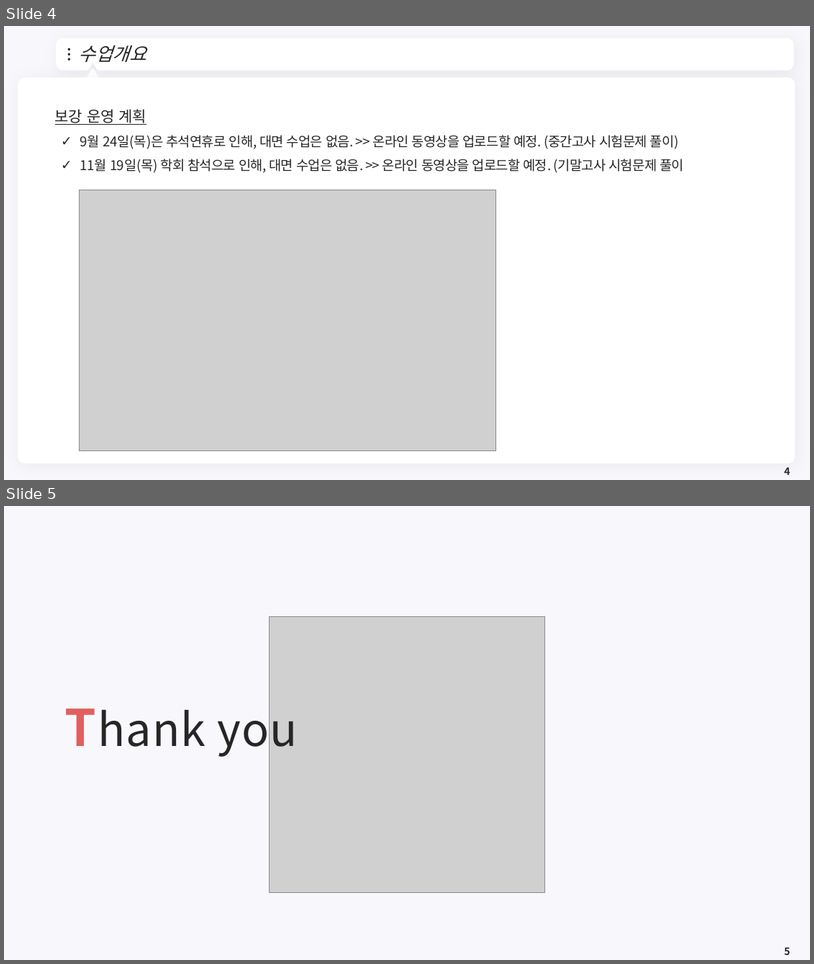
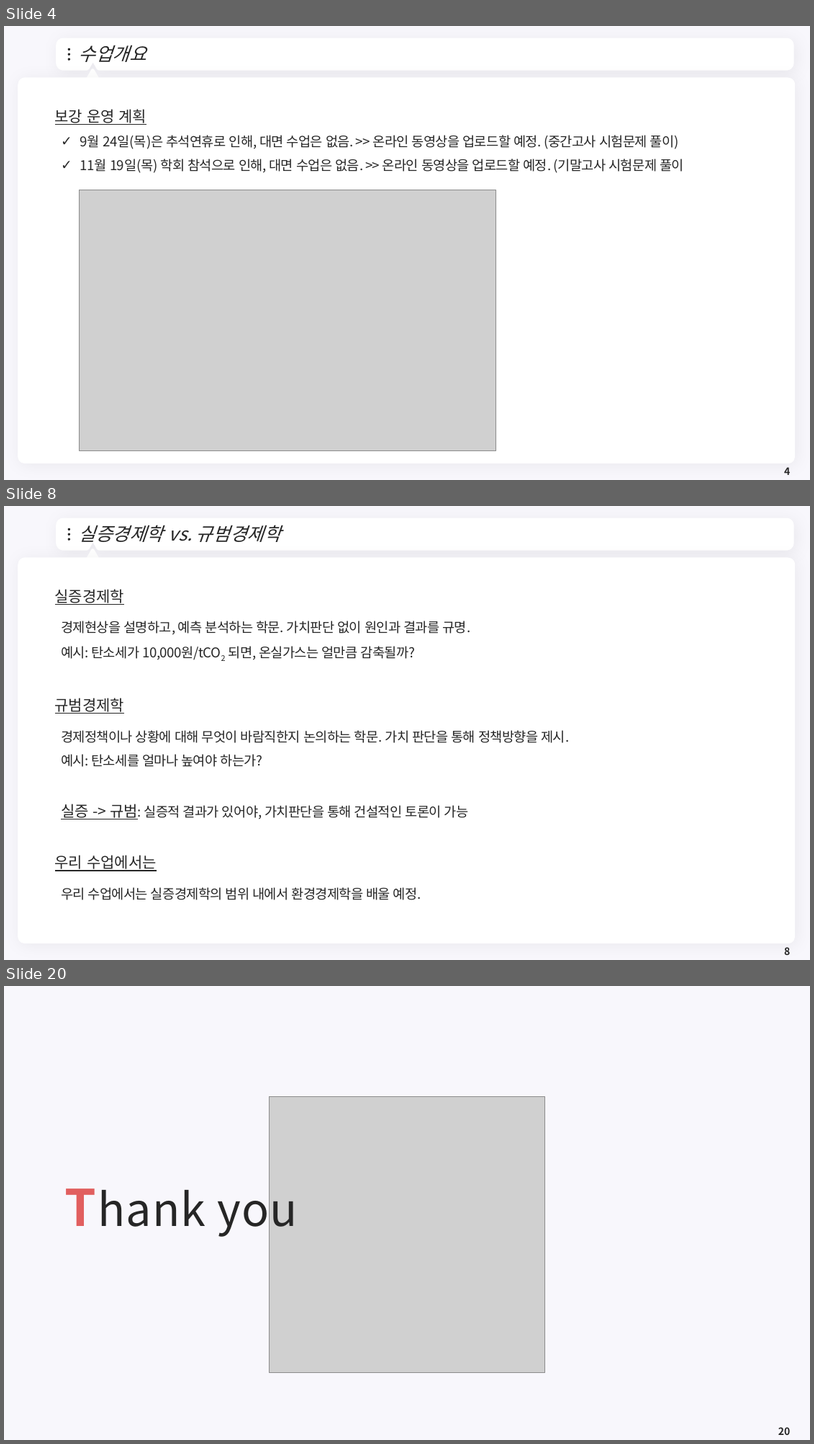
Before and after one commit to meandthey/Teaching, a slide deck: 환경경제학/2026-1/환경경제학_0_OT.pptx. Shown one above the other, each under a label of ours: slides 4 and 5 before the commit, slides 4, 8 and 20 after it; the slides between them are not shown. The pictures are 814x964 and 814x1444 pixels, drawn with LibreOffice and Linux fonts; fonts in the diff are those of the drawing; grey boxes stand for pictures; background and template pictures are left out. Boxes give left, top, right and bottom in pixels: in the first picture for what was removed or moved away, otherwise in the second. Text is boxed around its words. In the diff, an @@ line names an element or a change of style, - is before the commit and + after.

```diff
--- a/환경경제학/2026-1/환경경제학_0_OT.pptx
+++ b/환경경제학/2026-1/환경경제학_0_OT.pptx
@@ slide 8 added at (4,506,810,960), background #F8F7FC; not listed: 7 template elements that a slide beside it also shows @@
@@ title added at (79,525,281,542), 22 pt, text #262626, italic @@
+실증경제학 vs. 규범경제학
@@ text added at (55,589,569,900), 16 pt, text #262626 @@
+실증경제학
+경제현상을 설명하고, 예측 분석하는 학문. 가치판단 없이 원인과 결과를 규명.
+예시: 탄소세가 10,000원/tCO2 되면, 온실가스는 얼만큼 감축될까?
+규범경제학
+경제정책이나 상황에 대해 무엇이 바람직한지 논의하는 학문. 가치 판단을 통해 정책방향을 제시.
+예시: 탄소세를 얼마나 높여야 하는가?
+실증 -> 규범: 실증적 결과가 있어야, 가치판단을 통해 건설적인 토론이 가능
+우리 수업에서는
+우리 수업에서는 실증경제학의 범위 내에서 환경경제학을 배울 예정.
@@ page number added at (784,947,790,955), 12 pt, text #262626, bold @@
+8
@@ what was slide 5 is now slide 20 @@
@@ page number at (779,1427,790,1435): text changed @@
-5
+20
```
Also in this commit, not shown: 14 other slides added, 5 other files.
